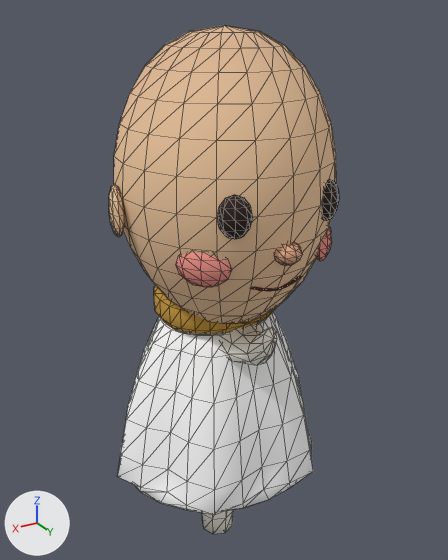
What one commit did to the glTF model packages/client/assets/monk/monk.glb.
Rendered twice from a camera (50 mm lens) standing at (0.409, 0.704, 0.398) and looking at (-0.014, -0.001, 0.046). The lights are fixed; the arrows at lower left show +X, +Y and +Z. The older version comes first. Mesh edges are drawn as thin lines. Vertices at exactly the same position are counted once.

In view in the first picture: 'face', 'foot', 'head', 'leg', 'skirt', 'trim' and 1 more.
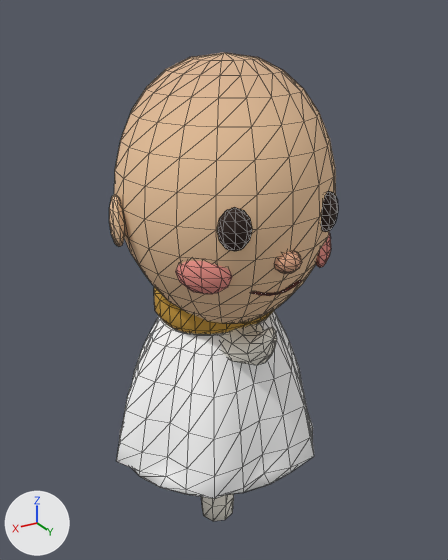
Diff of the bpy script that builds the scene:
```diff
--- a/packages/client/assets/monk/monk.glb.py
+++ b/packages/client/assets/monk/monk.glb.py
@@ me_face_mesh @@
-me_face_mesh.from_pydata(...)  # 247 vertices, 470 faces; spans x -0.112..0.112, y 0.099..0.182, z 0.092..0.22
+me_face_mesh.from_pydata(...)  # 247 vertices, 470 faces; spans x -0.112..0.112, y 0.099..0.182, z 0.086..0.205
+# me_face_mesh part 1: the loose piece of 42 vertices spanning x -0.082..-0.048, y 0.139..0.168, z 0.169..0.22 is moved by (0.0, 0.0, -0.014)
+# me_face_mesh part 2: the loose piece of 42 vertices spanning x 0.048..0.082, y 0.139..0.168, z 0.169..0.22 is moved by (0.0, 0.0, -0.014)
+# me_face_mesh part 3: the loose piece of 42 vertices spanning x -0.112..-0.064, y 0.099..0.146, z 0.105..0.154 is moved by (0.0, 0.0, -0.009)
+# me_face_mesh part 4: the loose piece of 42 vertices spanning x 0.064..0.112, y 0.099..0.146, z 0.105..0.154 is moved by (0.0, 0.0, -0.009)
+# me_face_mesh part 5: the loose piece of 42 vertices spanning x -0.018..0.018, y 0.146..0.182, z 0.129..0.159 is moved by (0.0, 0.0, -0.01)
+# me_face_mesh part 6: the loose piece of 37 vertices spanning x -0.038..0.038, y 0.143..0.151, z 0.092..0.1 is moved by (0.0, 0.0, -0.006)
 me_face_mesh.materials.append(mat_monk_eye)
@@ me_head_mesh @@
-me_head_mesh.from_pydata(...)  # 362 vertices, 688 faces; spans x -0.156..0.156, y -0.129..0.174, z -0.025..0.385
+me_head_mesh.from_pydata(...)  # 362 vertices, 688 faces; spans x -0.156..0.156, y -0.129..0.174, z -0.025..0.355
+# me_head_mesh part 7: the loose piece of 242 vertices spanning x -0.141..0.141, y -0.129..0.174, z 0.025..0.385 is scaled about its middle by (1, 1, 0.917), then moved by (0.0, 0.0, -0.015)
+# me_head_mesh part 8: the loose piece of 42 vertices spanning x 0.135..0.156, y -0.013..0.031, z 0.143..0.21 is moved by (0.0, 0.0, -0.013)
+# other edits to the shape of me_head_mesh do not show in these pictures
 me_head_mesh.materials.append(mat_monk_skin)
@@ me_leg_mesh @@
-me_leg_mesh.from_pydata(...)  # 91 vertices, 168 faces; spans x -0.035..0.035, y -0.035..0.035, z -0.402..-0.008
+me_leg_mesh.from_pydata(...)  # 91 vertices, 168 faces; spans x -0.035..0.035, y -0.035..0.035, z -0.374..-0.008
+# me_leg_mesh part 9: the loose piece of 58 vertices spanning x -0.035..0.035, y -0.035..0.035, z -0.402..-0.206 is moved by (0.0, 0.0, 0.028)
+# other edits to the shape of me_leg_mesh do not show in these pictures
 me_leg_mesh.materials.append(mat_monk_sock)
@@ me_skirt_mesh @@
-me_skirt_mesh.from_pydata(...)  # 217 vertices, 408 faces; spans x -0.169..0.169, y -0.147..0.147, z -0.24..0.0
+me_skirt_mesh.from_pydata(...)  # 217 vertices, 408 faces; spans x -0.169..0.169, y -0.147..0.147, z -0.212..0.0
+# me_skirt_mesh part 10: the whole mesh is scaled about the mesh origin by (1, 1, 0.88)
 me_skirt_mesh.materials.append(mat_monk_robe)
```

Boxes [x1, y1, x2, y2] around the edits, measured in the pictures (448 x 560 px; the box of a moved part takes in the faces that stretch with it):
'head', reshaped (9% shorter)
    before: [109, 26, 337, 323]
    after: [109, 53, 336, 323]
'skirt', rescaled (8% shorter)
    before: [117, 311, 313, 515]
    after: [116, 311, 314, 499]
'face', reshaped (6% shorter)
    before: [176, 179, 339, 291]
    after: [176, 191, 338, 296]
'leg', reshaped
    before: [202, 510, 234, 534]
    after: [201, 494, 234, 521]
part 1 of me_face_mesh, moved or reshaped
    before: [322, 179, 339, 221]
    after: [321, 191, 338, 232]
part 2 of me_face_mesh, moved or reshaped
    before: [217, 195, 252, 239]
    after: [217, 207, 252, 251]
part 3 of me_face_mesh, moved or reshaped
    before: [317, 226, 332, 261]
    after: [316, 233, 331, 267]
part 4 of me_face_mesh, moved or reshaped
    before: [176, 253, 232, 287]
    after: [176, 261, 232, 294]
part 5 of me_face_mesh, moved or reshaped
    before: [274, 242, 303, 266]
    after: [274, 251, 302, 274]
part 6 of me_face_mesh, moved or reshaped
    before: [250, 276, 302, 291]
    after: [251, 280, 302, 296]
part 7 of me_head_mesh, moved or reshaped
    before: [114, 26, 337, 323]
    after: [114, 53, 336, 323]
part 8 of me_head_mesh, moved or reshaped
    before: [109, 184, 124, 237]
    after: [109, 194, 125, 246]
